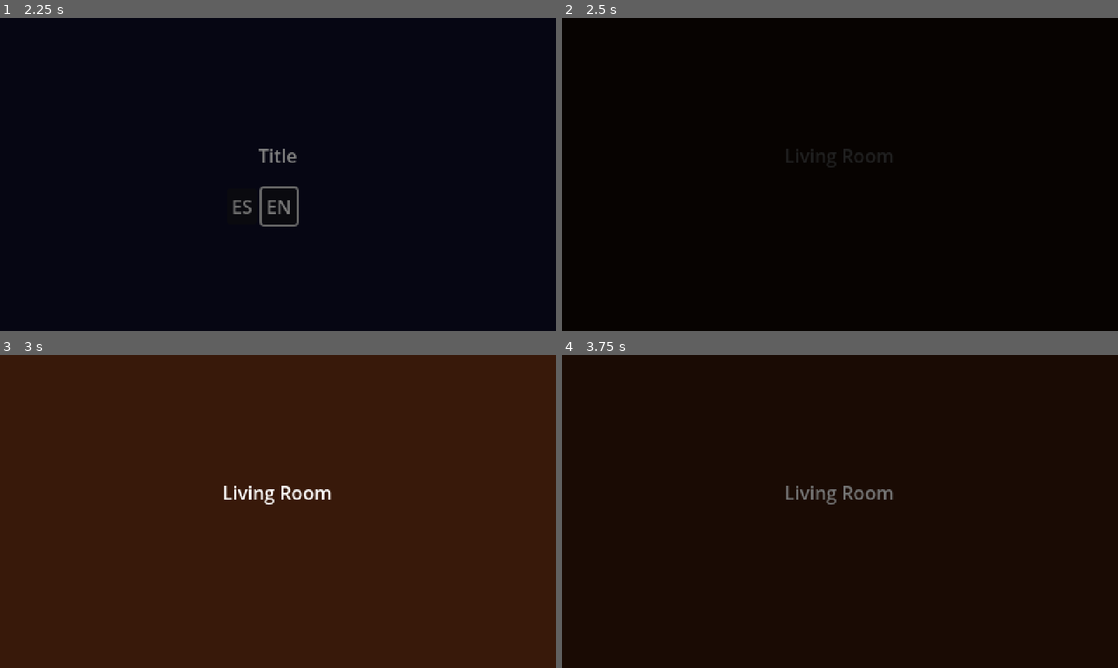
Above: before the commit, frames 1-4 (two rows, left to right).
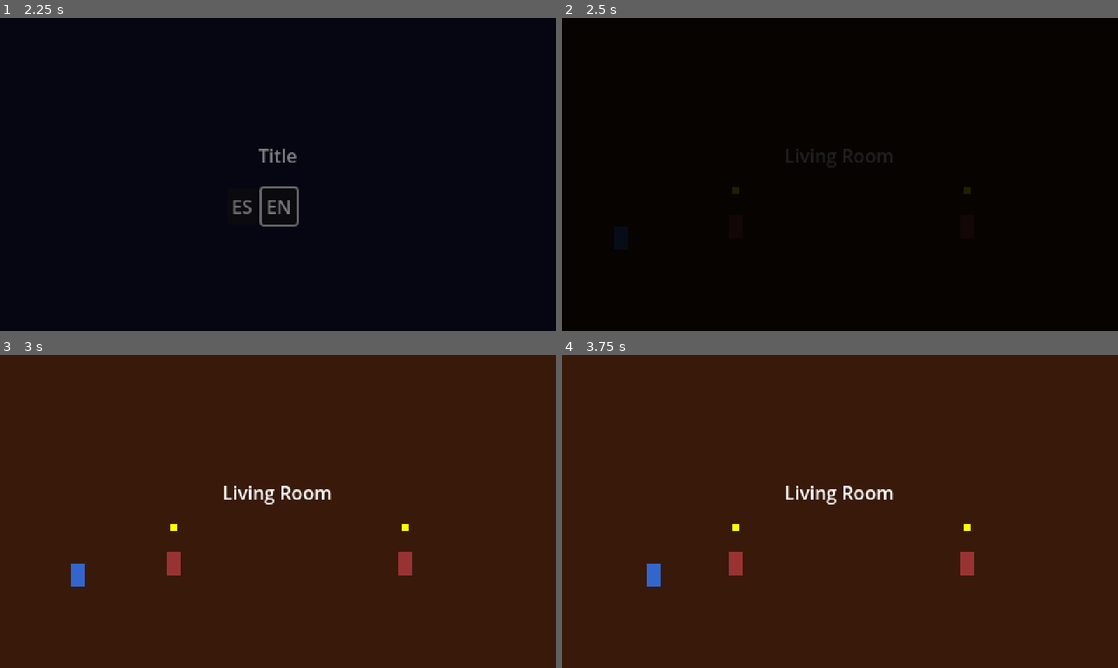
Above: after the commit, the same moments.

Repository: BryGomezDev/MC_Godot
Game: Godot game, scene res://scene/main.tscn
Same seed, same stepped clock (60 frames per second), same inputs: the game is played once before the commit and once after it.
Inputs (mouse positions are in pixels of both pictures, inside the frame that each line leads up to):
- Up to frame 1 (2.25 s): click "ES" at 0.5 s; click "EN" at 1.25 s; tap Enter at 2 s; move the mouse to (400, 158) at 2.02 s; hold Right (move_right) from 2.03 s (still down); hold E (interact) from 2.03 s (still down); click (400, 158) at 2.17 s
- Up to frame 2 (2.5 s): keep holding Right (move_right); keep holding E (interact)
- Up to frame 3 (3 s): release Right (move_right) at 2.75 s; release E (interact) at 2.75 s; drag from (166, 527) to (250, 574) at 2.77 s
- Up to frame 4 (3.75 s): tap Space at 3.5 s; move the mouse to (895, 442) at 3.52 s; hold Right (move_right) from 3.53 s (still down); hold E (interact) from 3.53 s (still down)

Frame 1 is identical in both runs. In frame 2, less than 0.1% of the frame differs, in the area x 30-74%, y 54-57%; in frame 3, 0.6%; in frame 4, 100%, in the area x 0-100%, y 0-100%.

Commit message:
S3: sistema jugador, interactuable, NPC y DialogueManager
- Player (CharacterBody2D): movimiento horizontal, clamp, Form enum, lock/unlock
- Interactable (Area2D base): detección por grupo, señal interacted, hint "E"
- NPC: extiende Interactable por ruta; exports npc_id/dialogue_keys/required;
  indicador hasta que se hable; notifica GameState al terminar diálogo
- DialogueManager (autoload): typewriter, bloqueo de jugador, señal dialogue_finished
- DialogueBox (CanvasLayer 50): efecto typewriter via _process, avance con E
- GameState: registro de NPCs requeridos por escena, señal all_required_done
- Salon: escena de prueba con Player + NPC_A + NPC_B (ambos requeridos) +
  ExitZone bloqueada hasta all_required_done → transición a pasillo
- translations: líneas de prueba TEST_NPC_A/B en ES/EN
- docs/dev-notes.md: guía técnica de señales, scripts y gotchas

Co-Authored-By: Claude Sonnet 4.6 <noreply@anthropic.com>

Diff:
--- a/project.godot
+++ b/project.godot
@@ -17,9 +17,10 @@
 
 [autoload]
 
-_mcp_game_helper="*res://addons/godot_ai/runtime/game_helper.gd"
 GameState="*res://scripts/game_state.gd"
 SceneManager="*res://scripts/scene_manager.gd"
+_mcp_game_helper="*res://addons/godot_ai/runtime/game_helper.gd"
+DialogueManager="*res://scripts/dialogue_manager.gd"
 
 [display]
 
--- /dev/null
+++ b/scene/actors/npc.tscn
@@ -0,0 +1,35 @@
+[gd_scene load_steps=3 format=3]
+
+[ext_resource type="Script" path="res://scripts/npc.gd" id="1"]
+
+[sub_resource type="RectangleShape2D" id="RectangleShape2D_1"]
+size = Vector2(24, 30)
+
+[node name="NPC" type="Area2D"]
+script = ExtResource("1")
+
+[node name="CollisionShape2D" type="CollisionShape2D" parent="."]
+shape = SubResource("RectangleShape2D_1")
+
+[node name="Body" type="ColorRect" parent="."]
+offset_left = -6.0
+offset_top = -20.0
+offset_right = 6.0
+offset_bottom = 0.0
+color = Color(0.6, 0.2, 0.2, 1)
+
+[node name="HintLabel" type="Label" parent="."]
+offset_left = -8.0
+offset_top = -36.0
+offset_right = 8.0
+offset_bottom = -24.0
+text = "E"
+visible = false
+horizontal_alignment = 1
+
+[node name="Indicator" type="ColorRect" parent="."]
+offset_left = -3.0
+offset_top = -44.0
+offset_right = 3.0
+offset_bottom = -38.0
+color = Color(1.0, 1.0, 0.0, 1)
--- /dev/null
+++ b/scene/actors/player.tscn
@@ -0,0 +1,19 @@
+[gd_scene load_steps=3 format=3]
+
+[ext_resource type="Script" path="res://scripts/player.gd" id="1"]
+
+[sub_resource type="RectangleShape2D" id="RectangleShape2D_1"]
+size = Vector2(12, 20)
+
+[node name="Player" type="CharacterBody2D"]
+script = ExtResource("1")
+
+[node name="CollisionShape2D" type="CollisionShape2D" parent="."]
+shape = SubResource("RectangleShape2D_1")
+
+[node name="Body" type="ColorRect" parent="."]
+offset_left = -6.0
+offset_top = -10.0
+offset_right = 6.0
+offset_bottom = 10.0
+color = Color(0.2, 0.4, 0.8, 1)
--- a/scene/salon.tscn
+++ b/scene/salon.tscn
@@ -1,6 +1,11 @@
-[gd_scene load_steps=2 format=3]
+[gd_scene load_steps=5 format=3]
 
 [ext_resource type="Script" path="res://scripts/salon_scene.gd" id="1"]
+[ext_resource type="PackedScene" path="res://scene/actors/player.tscn" id="2"]
+[ext_resource type="PackedScene" path="res://scene/actors/npc.tscn" id="3"]
+
+[sub_resource type="RectangleShape2D" id="RectangleShape2D_1"]
+size = Vector2(20, 270)
 
 [node name="Salon" type="Node2D"]
 script = ExtResource("1")
@@ -18,3 +23,24 @@
 text = "Salon"
 horizontal_alignment = 1
 vertical_alignment = 1
+
+[node name="Player" parent="." instance=ExtResource("2")]
+position = Vector2(50.0, 190.0)
+
+[node name="NPC_A" parent="." instance=ExtResource("3")]
+position = Vector2(150.0, 190.0)
+npc_id = "TEST_NPC_A"
+dialogue_keys = ["TEST_NPC_A_1", "TEST_NPC_A_2"]
+required = true
+
+[node name="NPC_B" parent="." instance=ExtResource("3")]
+position = Vector2(350.0, 190.0)
+npc_id = "TEST_NPC_B"
+dialogue_keys = ["TEST_NPC_B_1", "TEST_NPC_B_2"]
+required = true
+
+[node name="ExitZone" type="Area2D" parent="."]
+position = Vector2(460.0, 135.0)
+
+[node name="CollisionShape2D" type="CollisionShape2D" parent="ExitZone"]
+shape = SubResource("RectangleShape2D_1")
--- /dev/null
+++ b/scripts/dialogue_box.gd
@@ -0,0 +1,47 @@
+extends CanvasLayer
+
+signal page_done
+
+@onready var _text_label: Label = $Panel/TextLabel
+@onready var _hint_label: Label = $Panel/HintLabel
+
+const CHAR_DELAY: float = 0.04
+
+var _full_text: String = ""
+var _shown_chars: int = 0
+var _typing: bool = false
+var _char_timer: float = 0.0
+
+func show_text(text: String) -> void:
+	_full_text = text
+	_shown_chars = 0
+	_typing = true
+	_char_timer = 0.0
+	_text_label.text = ""
+	_hint_label.visible = false
+
+func _process(delta: float) -> void:
+	if not visible or not _typing:
+		return
+	_char_timer += delta
+	while _char_timer >= CHAR_DELAY and _shown_chars < _full_text.length():
+		_char_timer -= CHAR_DELAY
+		_shown_chars += 1
+	_text_label.text = _full_text.substr(0, _shown_chars)
+	if _shown_chars >= _full_text.length():
+		_typing = false
+		_hint_label.visible = true
+
+func _input(event: InputEvent) -> void:
+	if not visible:
+		return
+	if not event.is_action_pressed("interact"):
+		return
+	get_viewport().set_input_as_handled()
+	if _typing:
+		_shown_chars = _full_text.length()
+		_text_label.text = _full_text
+		_typing = false
+		_hint_label.visible = true
+	else:
+		page_done.emit()
--- /dev/null
+++ b/scripts/dialogue_manager.gd
@@ -0,0 +1,37 @@
+extends Node
+
+signal dialogue_finished
+
+var _box: CanvasLayer
+var _keys: Array[String] = []
+var _index: int = 0
+var _player: Node
+
+func _ready() -> void:
+	_box = load("res://ui/dialogue_box.tscn").instantiate()
+	add_child(_box)
+	_box.visible = false
+	_box.page_done.connect(_on_page_done)
+
+func start(keys: Array[String]) -> void:
+	_keys = keys
+	_index = 0
+	_player = get_tree().get_first_node_in_group("player")
+	if _player:
+		_player.call("lock_control")
+	_box.visible = true
+	_show_current()
+
+func _show_current() -> void:
+	_box.call("show_text", tr(_keys[_index]))
+
+func _on_page_done() -> void:
+	_index += 1
+	if _index >= _keys.size():
+		_box.visible = false
+		if _player:
+			_player.call("unlock_control")
+			_player = null
+		dialogue_finished.emit()
+	else:
+		_show_current()
--- a/scripts/game_state.gd
+++ b/scripts/game_state.gd
@@ -1,5 +1,37 @@
 extends Node
+
+signal all_required_done
 
 var salon_interactions: int = 0
 var padre_hablado: bool = false
 var flashback_visto: bool = false
+
+var _talked: Dictionary = {}
+var _required: Dictionary = {}
+var _scene_done: Dictionary = {}
+
+func register_required_npc(scene_name: String, npc_id: String) -> void:
+	if scene_name not in _required:
+		_required[scene_name] = []
+	if npc_id not in _required[scene_name]:
+		_required[scene_name].append(npc_id)
+
+func mark_npc_talked(npc_id: String, scene_name: String, required: bool) -> void:
+	_talked[npc_id] = true
+	if required:
+		_check_complete(scene_name)
+
+func _check_complete(scene_name: String) -> void:
+	if _scene_done.get(scene_name, false):
+		return
+	var req: Array = _required.get(scene_name, [])
+	if req.is_empty():
+		return
+	for id in req:
+		if not _talked.get(id, false):
+			return
+	_scene_done[scene_name] = true
+	all_required_done.emit()
+
+func is_scene_done(scene_name: String) -> bool:
+	return _scene_done.get(scene_name, false)
--- /dev/null
+++ b/scripts/interactable.gd
@@ -0,0 +1,27 @@
+extends Area2D
+
+signal interacted
+
+func _ready() -> void:
+	add_to_group("interactable")
+	body_entered.connect(_on_body_entered)
+	body_exited.connect(_on_body_exited)
+
+func _on_body_entered(body: Node2D) -> void:
+	if not body.is_in_group("player"):
+		return
+	body.call("add_nearby_interactable", self)
+	var hint: Node = get_node_or_null("HintLabel")
+	if hint:
+		hint.visible = true
+
+func _on_body_exited(body: Node2D) -> void:
+	if not body.is_in_group("player"):
+		return
+	body.call("remove_nearby_interactable", self)
+	var hint: Node = get_node_or_null("HintLabel")
+	if hint:
+		hint.visible = false
+
+func trigger() -> void:
+	interacted.emit()
--- /dev/null
+++ b/scripts/npc.gd
@@ -0,0 +1,32 @@
+extends "res://scripts/interactable.gd"
+
+@export var npc_id: String = ""
+@export var dialogue_keys: Array[String] = []
+@export var required: bool = false
+
+var _spoken: bool = false
+var _dm: Node
+
+func _ready() -> void:
+	super()
+	_dm = get_node("/root/DialogueManager")
+	interacted.connect(_on_interacted)
+	if required:
+		GameState.register_required_npc(get_tree().current_scene.name, npc_id)
+	_update_indicator()
+
+func _on_interacted() -> void:
+	if _spoken:
+		return
+	_dm.start(dialogue_keys)
+	_dm.dialogue_finished.connect(_on_dialogue_finished, CONNECT_ONE_SHOT)
+
+func _on_dialogue_finished() -> void:
+	_spoken = true
+	_update_indicator()
+	GameState.mark_npc_talked(npc_id, get_tree().current_scene.name, required)
+
+func _update_indicator() -> void:
+	var indicator: Node = get_node_or_null("Indicator")
+	if indicator:
+		indicator.visible = not _spoken
--- /dev/null
+++ b/scripts/player.gd
@@ -0,0 +1,58 @@
+extends CharacterBody2D
+
+@export var speed: float = 60.0
+@export var clamp_left: float = 8.0
+@export var clamp_right: float = 472.0
+
+enum Form { ADULT, CHILD }
+
+var _locked: bool = false
+var _nearby: Array[Area2D] = []
+
+func _ready() -> void:
+	add_to_group("player")
+
+func _physics_process(_delta: float) -> void:
+	if _locked:
+		return
+	var dir: float = Input.get_axis("move_left", "move_right")
+	velocity.x = dir * speed
+	move_and_slide()
+	position.x = clampf(position.x, clamp_left, clamp_right)
+
+func _unhandled_input(event: InputEvent) -> void:
+	if _locked:
+		return
+	if event.is_action_pressed("interact"):
+		_trigger_nearest()
+
+func _trigger_nearest() -> void:
+	if _nearby.is_empty():
+		return
+	var nearest: Area2D = _nearby[0]
+	var min_dist: float = global_position.distance_squared_to(nearest.global_position)
+	for i in range(1, _nearby.size()):
+		var d: float = global_position.distance_squared_to(_nearby[i].global_position)
+		if d < min_dist:
+			min_dist = d
+			nearest = _nearby[i]
+	nearest.call("trigger")
+
+func add_nearby_interactable(i: Area2D) -> void:
+	if i not in _nearby:
+		_nearby.append(i)
+
+func remove_nearby_interactable(i: Area2D) -> void:
+	_nearby.erase(i)
+
+func lock_control() -> void:
+	_locked = true
+	velocity = Vector2.ZERO
+
+func unlock_control() -> void:
+	_locked = false
+
+func set_form(form: Form) -> void:
+	var body: Node = get_node_or_null("Body")
+	if body is ColorRect:
+		(body as ColorRect).color = Color(0.2, 0.4, 0.8) if form == Form.ADULT else Color(0.8, 0.4, 0.2)
--- a/scripts/salon_scene.gd
+++ b/scripts/salon_scene.gd
@@ -1,10 +1,21 @@
 extends Node2D
 
+var _exit_unlocked: bool = false
 
 func _ready() -> void:
 	$SceneLabel.text = tr("SCENE_SALON")
+	GameState.all_required_done.connect(_on_all_required_done)
+	if GameState.is_scene_done(name):
+		_exit_unlocked = true
+	$ExitZone.body_entered.connect(_on_exit_zone_body_entered)
 
+func _on_all_required_done() -> void:
+	_exit_unlocked = true
+	for body in $ExitZone.get_overlapping_bodies():
+		if body.is_in_group("player"):
+			SceneManager.change_scene("res://scene/pasillo.tscn")
+			return
 
-func _unhandled_input(event: InputEvent) -> void:
-	if event.is_action_pressed("interact"):
+func _on_exit_zone_body_entered(body: Node2D) -> void:
+	if body.is_in_group("player") and _exit_unlocked:
 		SceneManager.change_scene("res://scene/pasillo.tscn")
--- a/translations/game_text.csv
+++ b/translations/game_text.csv
@@ -7,3 +7,7 @@
 SCENE_PASILLO,Pasillo,Hallway
 SCENE_HABITACION,Habitación,Bedroom
 SCENE_FINAL,Final,Ending
+TEST_NPC_A_1,[TEMP] Hola. Feliz Navidad.,[TEMP] Hello. Merry Christmas.
+TEST_NPC_A_2,[TEMP] ¿Lista la cena?,[TEMP] Is dinner ready?
+TEST_NPC_B_1,[TEMP] Los regalos están debajo del árbol.,[TEMP] The gifts are under the tree.
+TEST_NPC_B_2,[TEMP] ¡Qué bonita época del año!,[TEMP] What a beautiful time of year!
--- /dev/null
+++ b/ui/dialogue_box.tscn
@@ -0,0 +1,30 @@
+[gd_scene load_steps=2 format=3]
+
+[ext_resource type="Script" path="res://scripts/dialogue_box.gd" id="1"]
+
+[node name="DialogueBox" type="CanvasLayer"]
+layer = 50
+script = ExtResource("1")
+
+[node name="Panel" type="Panel" parent="."]
+offset_left = 0.0
+offset_top = 200.0
+offset_right = 480.0
+offset_bottom = 270.0
+
+[node name="TextLabel" type="Label" parent="Panel"]
+offset_left = 8.0
+offset_top = 4.0
+offset_right = 464.0
+offset_bottom = 54.0
+text = ""
+autowrap_mode = 3
+
+[node name="HintLabel" type="Label" parent="Panel"]
+offset_left = 420.0
+offset_top = 52.0
+offset_right = 478.0
+offset_bottom = 68.0
+text = "[ E ]"
+visible = false
+horizontal_alignment = 2
Not shown, added: scripts/dialogue_box.gd.uid
Not shown, added: scripts/dialogue_manager.gd.uid
Not shown, added: scripts/interactable.gd.uid
Not shown, added: scripts/npc.gd.uid
Not shown, added: scripts/player.gd.uid
Not shown, added: docs/dev-notes.md
